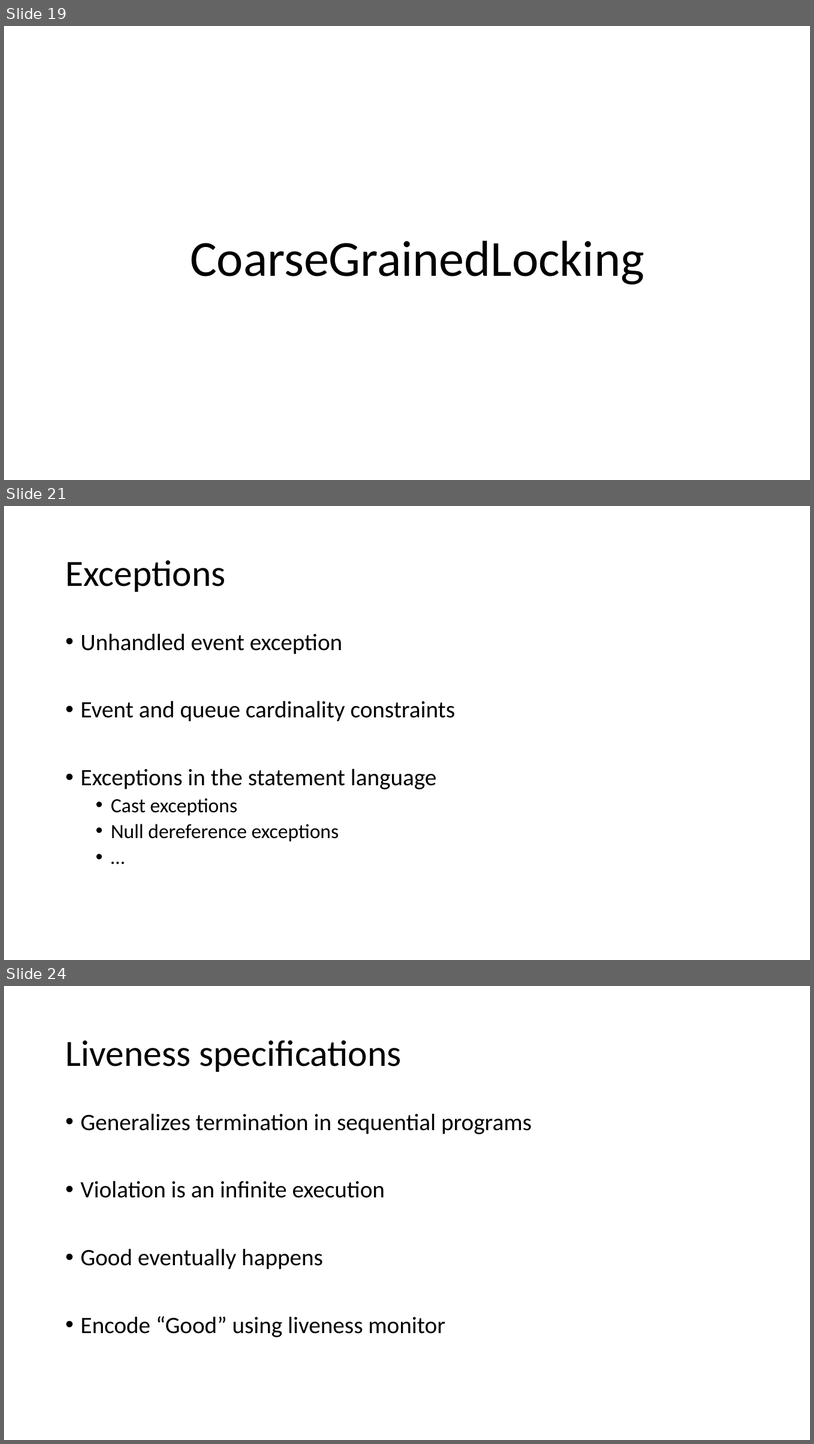
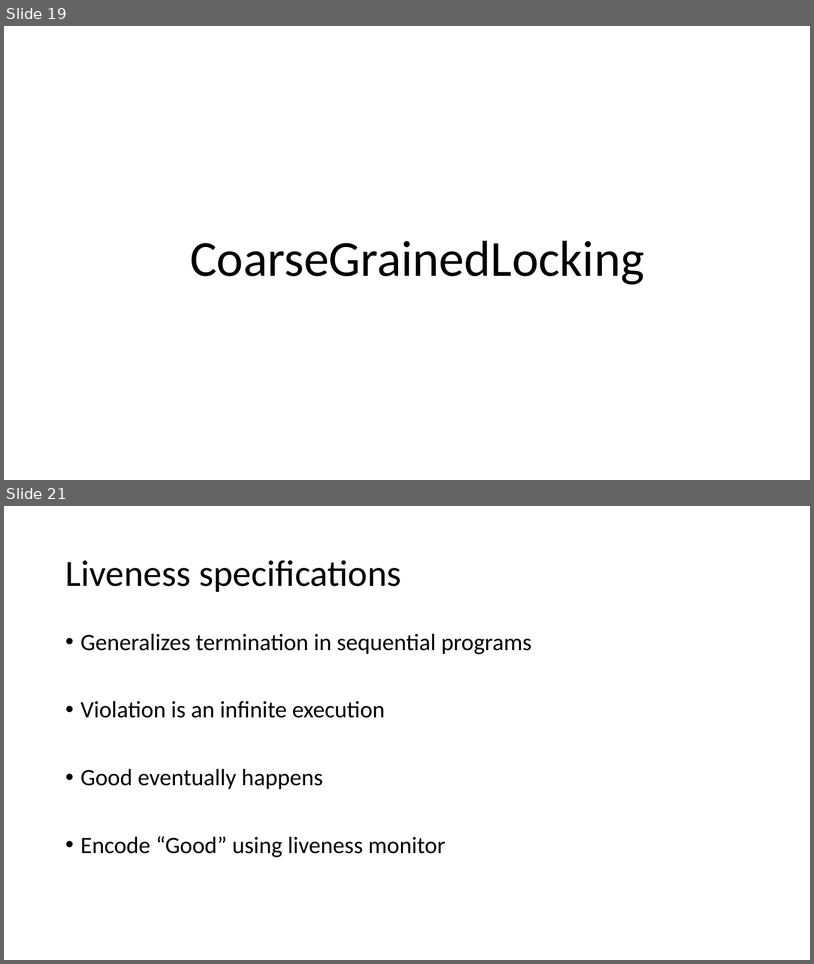
Before and after one commit to p-org/P, a slide deck: RVTutorial/P-tutorial-Part-1.pptx. Shown one above the other, each under a label of ours: slides 19, 21 and 24 before the commit, slides 19 and 21 after it; the slides between them are not shown. The pictures are 814x1444 and 814x964 pixels, drawn with LibreOffice and Linux fonts; fonts in the diff are those of the drawing. Boxes give left, top, right and bottom in pixels: in the first picture for what was removed or moved away, otherwise in the second. Text is boxed around its words. In the diff, an @@ line names an element or a change of style, - is before the commit and + after.

```diff
--- a/RVTutorial/P-tutorial-Part-1.pptx
+++ b/RVTutorial/P-tutorial-Part-1.pptx
@@ slide 21 removed at bbox=[4, 506, 810, 960], background #FFFFFF @@
@@ title removed at bbox=[65, 560, 225, 592] @@
-Exceptions
@@ text removed at bbox=[81, 633, 456, 841] @@
-• Unhandled event exception
-• Event and queue cardinality constraints
-• Exceptions in the statement language
-  • Cast exceptions
-  • Null dereference exceptions
-  • …
@@ what was slide 24 is now slide 21 @@
```
Also in this commit, not shown: 3 slides changed, 5 slides added, 3 other slides removed.
